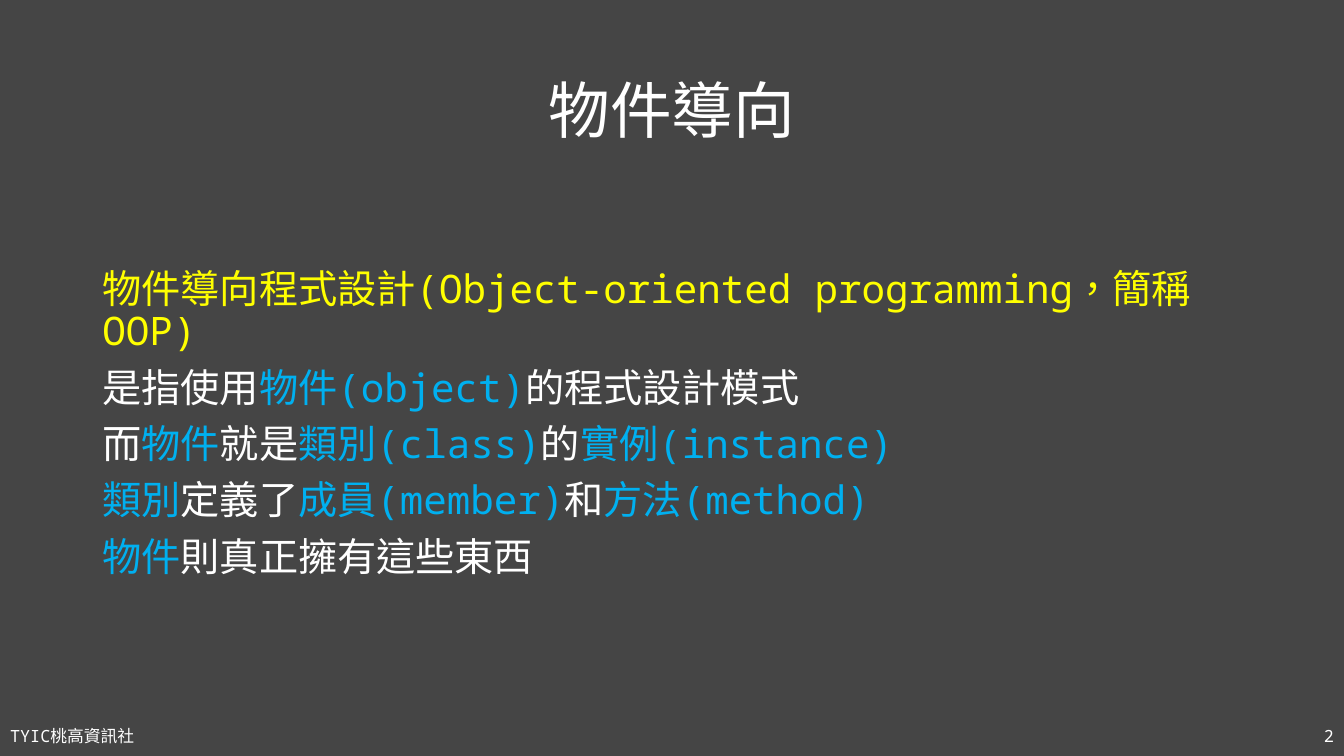
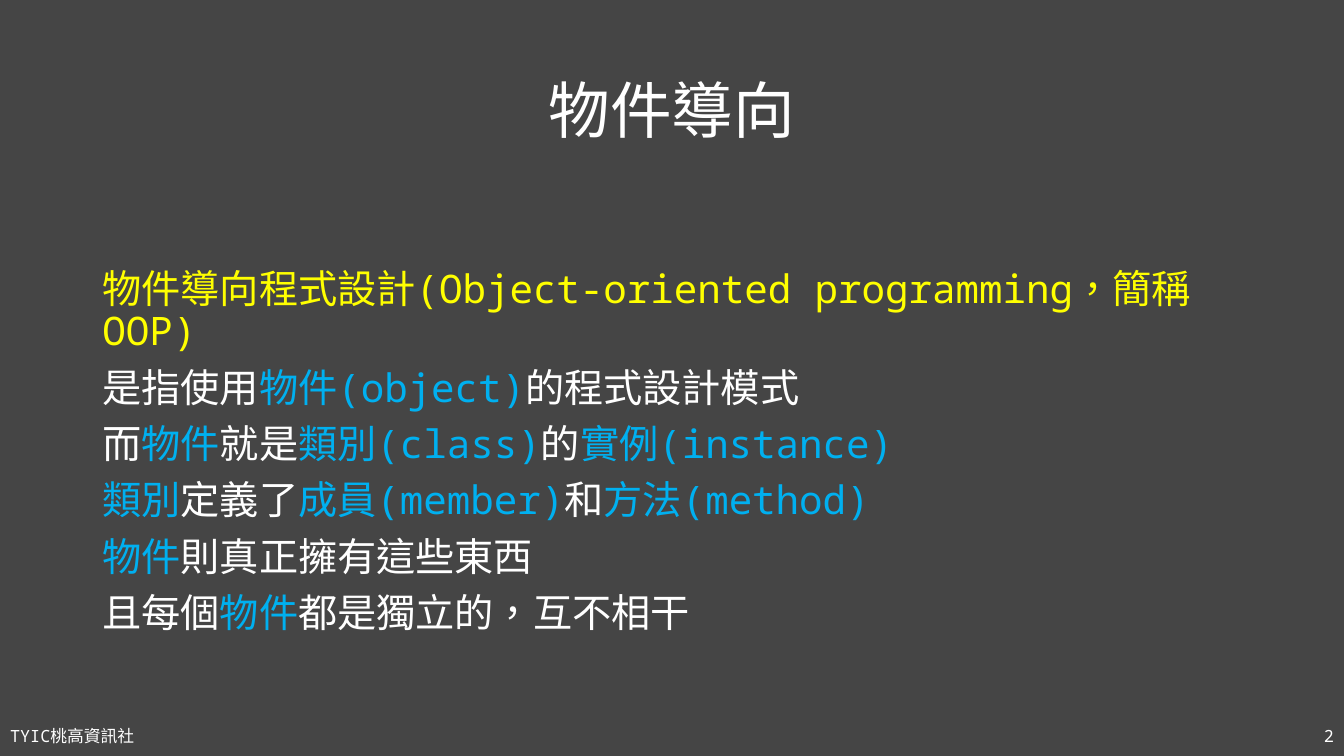
Before and after one commit to TYSHIC/slides, a slide deck: slide 2 of powerpoint/08_OOP與類別.pptx. Drawn at 1344x756 pixels with LibreOffice and Linux fonts; fonts in the diff are those of the drawing. Boxes give left, top, right and bottom in pixels: in the first picture for what was removed or moved away, otherwise in the second. Text is boxed around its words. In the diff, an @@ line names an element or a change of style, - is before the commit and + after.

```diff
--- a/powerpoint/08_OOP與類別.pptx
+++ b/powerpoint/08_OOP與類別.pptx
@@ text at [102,594,689,630]: paragraph added @@
+且每個物件都是獨立的，互不相干
```
Also in this commit, not shown: 1 other slide changed, 10 slides added, 18 other files.
